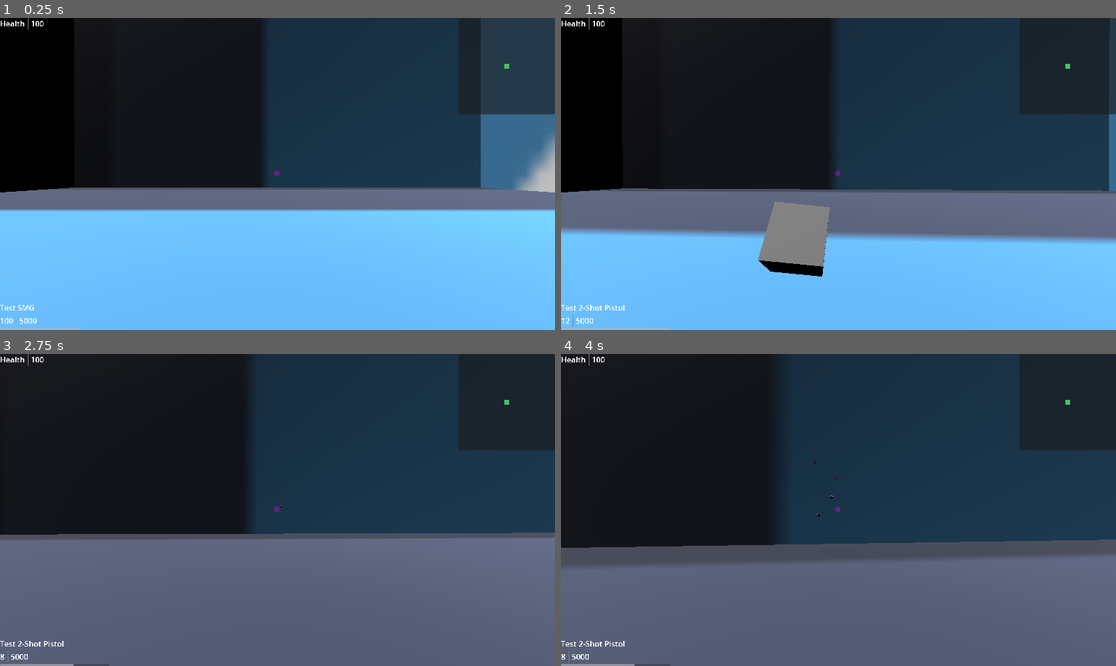
Above: before the commit, frames 1-4 (two rows, left to right).
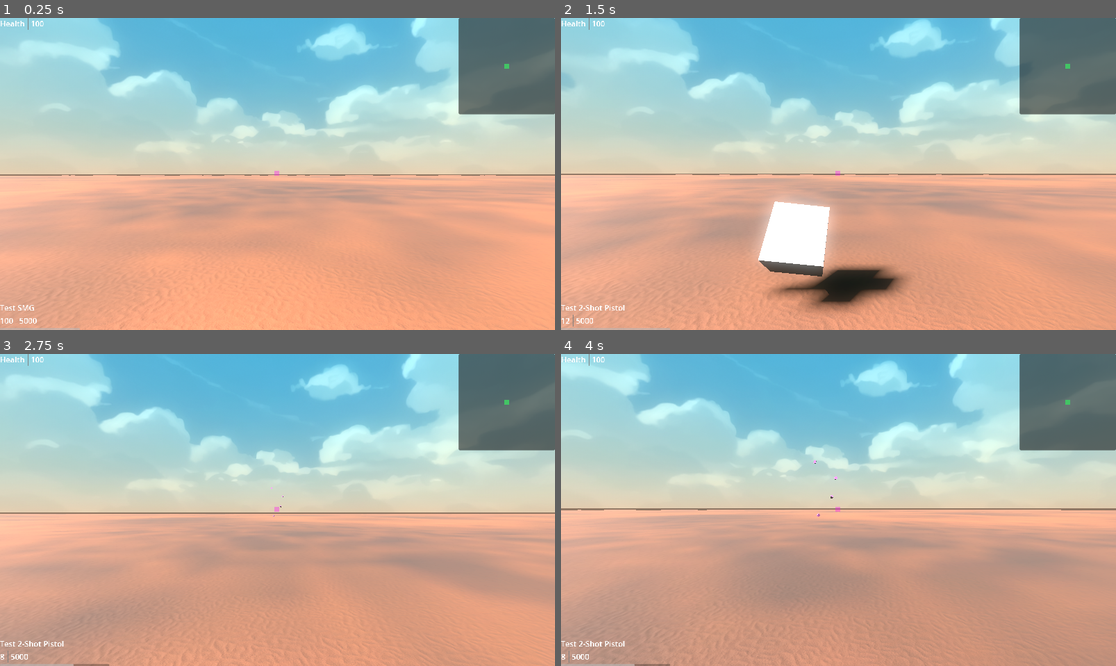
Above: after the commit, the same moments.

Repository: mabanana/FPS-Project-A
Game: Godot game, scene res://test_scene.tscn
The game is run twice, just before and just after one commit, with the same random seed, the same clock (stepped at 60 frames per second) and the same inputs. The engine's default icon, where the game draws it, is replaced by a stand-in: a white triangle on a blue panel in a dark square.
Inputs (mouse positions are in pixels of both pictures, inside the frame that each line leads up to):
- Up to frame 1 (0.25 s): no input
- Up to frame 2 (1.5 s): tap Enter (ui_accept) at 0.5, 0.77 s; move the mouse to (866, 174) at 0.52 s; hold Q (drop_equip) 0.53-1.28 s; hold Up (ui_up) from 0.53 s (still down); move the mouse to (810, 174) at 1.27 s; tap E (interact) at 1.35 s
- Up to frame 3 (2.75 s): keep holding Up (ui_up); tap Enter (ui_accept) at 1.52 s; move the mouse to (288, 503) at 2.02 s; press the mouse at (288, 503) at 2.03 s
- Up to frame 4 (4 s): keep holding Up (ui_up); move the mouse to (832, 516) at 2.77 s; release the mouse at (832, 516) at 2.78 s; right-click (832, 516) at 2.85 s; tap Enter (ui_accept) at 3.02, 3.77 s; move the mouse to (877, 513) at 3.52 s; hold Shift (sprint) from 3.53 s (still down)

The runs differ from the first frame. In frame 1, 100% of the frame differs, in the area x 0-100%, y 0-100%; in frame 2, 100%; in frame 3, 100%; in frame 4, 100%.

Commit message:
Add shader and ground mesh

Diff:
--- a/damage_number.gd
+++ b/damage_number.gd
@@ -30,9 +30,10 @@
 	label.text = stringify(damage_number)
 	label.set_modulate(modulate.lerp(Color.CRIMSON, damage_scale))
 	label.set_billboard_mode(1)
-	label.fixed_size = true
+	label.fixed_size = false
+	label.shaded = false
 	label.double_sided = false
-	label.font_size += font_size_increase * damage_scale
+	label.font_size = font_size + font_size_increase * damage_scale
 	label.pixel_size = pixel_size
 	label.outline_render_priority = 0
 	label.outline_size = label.font_size * outline_proportion
--- a/damage_number.tscn
+++ b/damage_number.tscn
@@ -8,8 +8,8 @@
 rand_range_x = Vector2(-1, 1)
 rand_range_y = Vector2(2, 3)
 rand_range_z = Vector2(-1, 1)
-font_size = 8
-font_size_increase = 10
+font_size = 150
+font_size_increase = 100
 pixel_size = 0.002
 modulate = Color(1, 1, 1, 1)
 
--- /dev/null
+++ b/test_noise.tres
@@ -0,0 +1,13 @@
+[gd_resource type="FastNoiseLite" format=3 uid="uid://crqtqh0j2cenj"]
+
+[resource]
+seed = 10529
+frequency = 0.0156
+fractal_type = 2
+fractal_lacunarity = 10.0
+domain_warp_enabled = true
+domain_warp_amplitude = 5.0
+domain_warp_frequency = 0.1
+domain_warp_fractal_octaves = 3
+domain_warp_fractal_lacunarity = 3.0
+domain_warp_fractal_gain = 0.4
--- a/test_scene.tscn
+++ b/test_scene.tscn
@@ -1,11 +1,34 @@
-[gd_scene load_steps=17 format=3 uid="uid://bgp15f5w735mi"]
+[gd_scene load_steps=24 format=3 uid="uid://bgp15f5w735mi"]
 
 [ext_resource type="Script" path="res://test_scene.gd" id="1_00gik"]
 [ext_resource type="Script" path="res://player.gd" id="1_00xln"]
-[ext_resource type="Texture2D" uid="uid://brje054dv2kjn" path="res://icon.svg" id="1_fv1bh"]
 [ext_resource type="PackedScene" uid="uid://cix1j6ynfe7pn" path="res://hud.tscn" id="1_j5fux"]
 [ext_resource type="Script" path="res://enemy_entity.gd" id="3_j23id"]
 [ext_resource type="Script" path="res://gun_slot.gd" id="4_m03wx"]
+[ext_resource type="Shader" path="res://test_shader.gdshader" id="7_7oa2x"]
+[ext_resource type="FastNoiseLite" uid="uid://crqtqh0j2cenj" path="res://test_noise.tres" id="8_6ga63"]
+[ext_resource type="Texture2D" uid="uid://bvx06pup72xam" path="res://Stylized Sky Background (2).png" id="8_v1f1u"]
+
+[sub_resource type="ProceduralSkyMaterial" id="ProceduralSkyMaterial_3em6h"]
+sky_top_color = Color(0.2275, 0.7735, 0.91, 1)
+sky_horizon_color = Color(0.84, 0.68866, 0.4452, 1)
+sky_curve = 0.252269
+sky_cover = ExtResource("8_v1f1u")
+ground_bottom_color = Color(0.407048, 0.353288, 0.290967, 1)
+ground_horizon_color = Color(0.66, 0.54384, 0.4488, 1)
+
+[sub_resource type="Sky" id="Sky_1ucqf"]
+sky_material = SubResource("ProceduralSkyMaterial_3em6h")
+
+[sub_resource type="Environment" id="Environment_lblle"]
+background_mode = 2
+background_energy_multiplier = 0.5
+sky = SubResource("Sky_1ucqf")
+glow_enabled = true
+glow_strength = 1.3
+glow_bloom = 0.52
+fog_light_color = Color(0.7055, 0.753225, 0.83, 1)
+fog_sky_affect = 0.595
 
 [sub_resource type="BoxShape3D" id="BoxShape3D_roha1"]
 
@@ -17,39 +40,60 @@
 [sub_resource type="BoxShape3D" id="BoxShape3D_qqwvd"]
 size = Vector3(1, 3, 1)
 
-[sub_resource type="StandardMaterial3D" id="StandardMaterial3D_byu7g"]
-albedo_texture = ExtResource("1_fv1bh")
-
-[sub_resource type="BoxMesh" id="BoxMesh_qrq0x"]
-material = SubResource("StandardMaterial3D_byu7g")
-flip_faces = true
-size = Vector3(60, 100, 60)
-
 [sub_resource type="ConcavePolygonShape3D" id="ConcavePolygonShape3D_pwr4p"]
 data = PackedVector3Array(30, 50, 30, -30, 50, 30, -30, -50, 30, 30, -50, 30, 30, 50, 30, -30, -50, 30, -30, 50, -30, 3 …(392 unchanged characters)…
 
-[sub_resource type="StandardMaterial3D" id="StandardMaterial3D_nbs7j"]
-albedo_texture = ExtResource("1_fv1bh")
+[sub_resource type="Gradient" id="Gradient_sutnm"]
+colors = PackedColorArray(0.306923, 0.306923, 0.306923, 1, 1, 1, 1, 1)
 
-[sub_resource type="BoxMesh" id="BoxMesh_g707e"]
-material = SubResource("StandardMaterial3D_nbs7j")
-size = Vector3(60, 2, 60)
+[sub_resource type="NoiseTexture2D" id="NoiseTexture2D_cjkkw"]
+color_ramp = SubResource("Gradient_sutnm")
+noise = ExtResource("8_6ga63")
+
+[sub_resource type="NoiseTexture2D" id="NoiseTexture2D_xk6tv"]
+seamless = true
+seamless_blend_skirt = 0.686
+as_normal_map = true
+noise = ExtResource("8_6ga63")
+
+[sub_resource type="ShaderMaterial" id="ShaderMaterial_2bwsn"]
+render_priority = 0
+shader = ExtResource("7_7oa2x")
+shader_parameter/height_scale = 0.3
+shader_parameter/albedo = Vector3(0.49, 0.23, 0.08)
+shader_parameter/noise = SubResource("NoiseTexture2D_cjkkw")
+shader_parameter/normalmap = SubResource("NoiseTexture2D_xk6tv")
+
+[sub_resource type="PlaneMesh" id="PlaneMesh_00lpn"]
+material = SubResource("ShaderMaterial_2bwsn")
+size = Vector2(600, 600)
+subdivide_width = 60
+subdivide_depth = 60
+
+[sub_resource type="BoxMesh" id="BoxMesh_p2wnv"]
+size = Vector3(600, 2, 600)
 
 [sub_resource type="BoxShape3D" id="BoxShape3D_2j4ea"]
-size = Vector3(60, 2, 60)
+size = Vector3(600, 2, 600)
 
 [node name="Test Scene" type="Node3D"]
 script = ExtResource("1_00gik")
 pos_update_interval = 15
 
+[node name="WorldEnvironment" type="WorldEnvironment" parent="."]
+environment = SubResource("Environment_lblle")
+
 [node name="Hud" parent="." instance=ExtResource("1_j5fux")]
 unique_name_in_owner = true
 
-[node name="DirectionalLight3D" type="DirectionalLight3D" parent="."]
-transform = Transform3D(1, 0, 0, 0, -0.419452, 0.907777, 0, -0.907777, -0.419452, 0, 10, 0)
-
 [node name="DirectionalLight3D2" type="DirectionalLight3D" parent="."]
-transform = Transform3D(0.173648, 0.852869, -0.492404, 0, 0.5, 0.866025, 0.984808, -0.150384, 0.0868241, 0, 15, 0)
+transform = Transform3D(0.688742, -0.0454959, -0.723578, 0.61784, 0.559043, 0.552942, 0.379353, -0.82789, 0.413144, 0, 8.61871, 0)
+light_energy = 5.04
+shadow_enabled = true
+shadow_bias = 0.0
+shadow_normal_bias = 0.889
+directional_shadow_mode = 0
+sky_mode = 1
 
 [node name="SceneEntities" type="Node3D" parent="."]
 unique_name_in_owner = true
@@ -68,11 +112,15 @@
 shape = SubResource("BoxShape3D_roha1")
 
 [node name="MeshInstance3D" type="MeshInstance3D" parent="SceneEntities/Player/CollisionShape3D"]
+cast_shadow = 3
 mesh = SubResource("BoxMesh_d7rov")
 
 [node name="GunSlot" type="Node3D" parent="SceneEntities/Player"]
 unique_name_in_owner = true
 script = ExtResource("4_m03wx")
+
+[node name="OmniLight3D" type="OmniLight3D" parent="SceneEntities/Player"]
+transform = Transform3D(1, 0, 0, 0, 1, 0, 0, 0, 1, 0, 1, 0)
 
 [node name="Target Dummy" type="CharacterBody3D" parent="SceneEntities"]
 transform = Transform3D(1, 0, 0, 0, 1, 0, 0, 0, 1, 10, 1.5, 0)
@@ -88,11 +136,7 @@
 transform = Transform3D(1, 0, 0, 0, 1, 0, 0, 0, 1, 0, -3, 0)
 
 [node name="Walls" type="StaticBody3D" parent="Map"]
-
-[node name="Mesh" type="MeshInstance3D" parent="Map/Walls"]
-transform = Transform3D(1, 0, 0, 0, 1, 0, 0, 0, 1, 0, 51, 0)
-mesh = SubResource("BoxMesh_qrq0x")
-skeleton = NodePath("")
+transform = Transform3D(1, 0, 0, 0, 1, 0, 0, 0, 1, 0, -22, 0)
 
 [node name="CollisionShape3D" type="CollisionShape3D" parent="Map/Walls"]
 transform = Transform3D(1, 0, 0, 0, 1, 0, 0, 0, 1, 0, 51, 0)
@@ -107,13 +151,20 @@
 shape = SubResource("ConcavePolygonShape3D_pwr4p")
 
 [node name="Ground" type="StaticBody3D" parent="Map"]
-transform = Transform3D(1, 0, 0, 0, 1, 0, 0, 0, 1, 0, 2, 0)
 
 [node name="MeshInstance3D" type="MeshInstance3D" parent="Map/Ground"]
-mesh = SubResource("BoxMesh_g707e")
+transform = Transform3D(1, 0, 0, 0, 1, 0, 0, 0, 1, 0, 3, 0)
+mesh = SubResource("PlaneMesh_00lpn")
+skeleton = NodePath("../CollisionShape3D")
+
+[node name="MeshInstance3D2" type="MeshInstance3D" parent="Map/Ground"]
+transform = Transform3D(1, 0, 0, 0, 1, 0, 0, 0, 1, 0, 2, 0)
+visible = false
+mesh = SubResource("BoxMesh_p2wnv")
 skeleton = NodePath("../CollisionShape3D")
 
 [node name="CollisionShape3D" type="CollisionShape3D" parent="Map/Ground"]
+transform = Transform3D(1, 0, 0, 0, 1, 0, 0, 0, 1, 0, 2, 0)
 shape = SubResource("BoxShape3D_2j4ea")
 
 [node name="UntrackedEntities" type="Node3D" parent="."]
--- /dev/null
+++ b/test_shader.gdshader
@@ -0,0 +1,25 @@
+shader_type spatial;
+
+uniform float height_scale;
+uniform sampler2D noise;
+uniform sampler2D normalmap;
+uniform vec3 albedo;
+
+varying vec2 tex_position;
+
+void vertex() {
+	VERTEX.y += cos(VERTEX.x / 10.0) * sin(VERTEX.z / 10.0) - 1.0;
+	float height = texture(noise, UV).x;
+	tex_position = VERTEX.xz / 2.0 + 0.5;
+	VERTEX.y += height;
+	VERTEX.y *= height_scale;
+}
+
+void fragment() {
+	float noise_map = texture(noise, UV).r;
+	ALBEDO = albedo;
+	ALBEDO *= vec3(noise_map);
+	METALLIC = -0.2;
+  	ROUGHNESS = 0.9;
+	NORMAL_MAP = texture(normalmap, tex_position).xyz;
+}
Binary file added: Stylized Sky Background (2).png
Not shown, added: Stylized Sky Background (2).png.import
